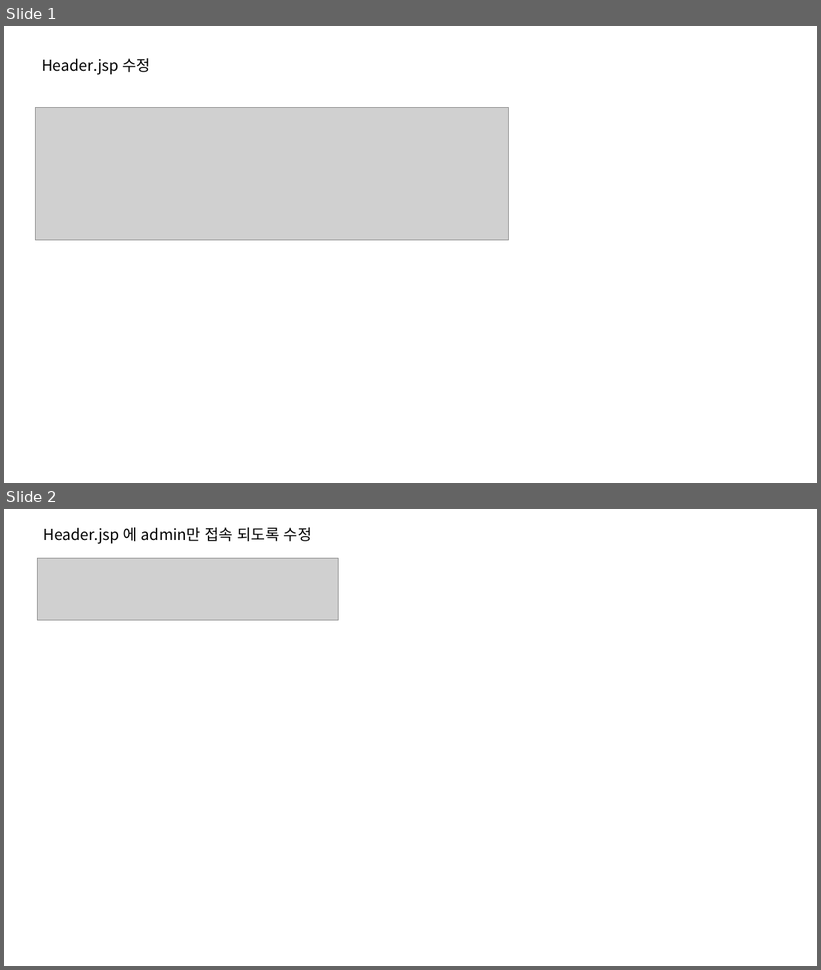
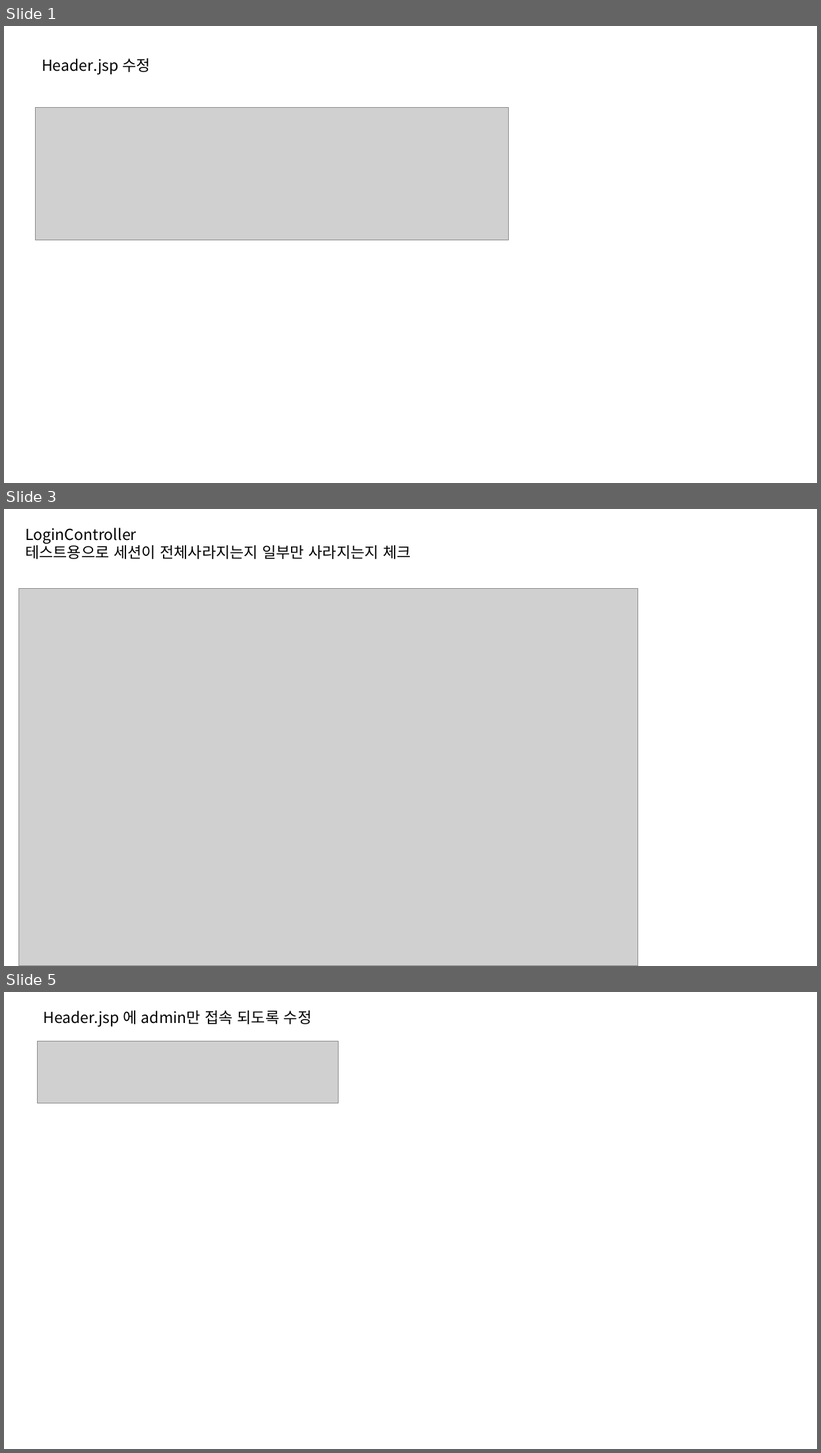
Before and after one commit to seongjinmoon/homepage2026, a slide deck: homepage2026/Document/2학기/1주차/1~3주차 수업자료.pptx. Shown one above the other, each under a label of ours: slides 1 and 2 before the commit, slides 1, 3 and 5 after it; the slides between them are not shown. The pictures are 821x970 and 821x1453 pixels, drawn with LibreOffice and Linux fonts; fonts in the diff are those of the drawing; grey boxes stand for pictures. Boxes give left, top, right and bottom in pixels: in the first picture for what was removed or moved away, otherwise in the second. Text is boxed around its words. In the diff, an @@ line names an element or a change of style, - is before the commit and + after.

```diff
--- a/homepage2026/Document/2학기/1주차/1~3주차 수업자료.pptx
+++ b/homepage2026/Document/2학기/1주차/1~3주차 수업자료.pptx
@@ slide 3 added at (x1=4, y1=509, x2=817, y2=966), background #FFFFFF @@
@@ text added at (x1=25, y1=527, x2=411, y2=559), 18 pt, text #000000 @@
+LoginController
+테스트용으로 세션이 전체사라지는지 일부만 사라지는지 체크
@@ picture added at (x1=19, y1=589, x2=638, y2=966) @@
@@ what was slide 2 is now slide 5 @@
```
Also in this commit, not shown: 2 slides changed, 3 other slides added, 1 slide removed, 10 other files.
